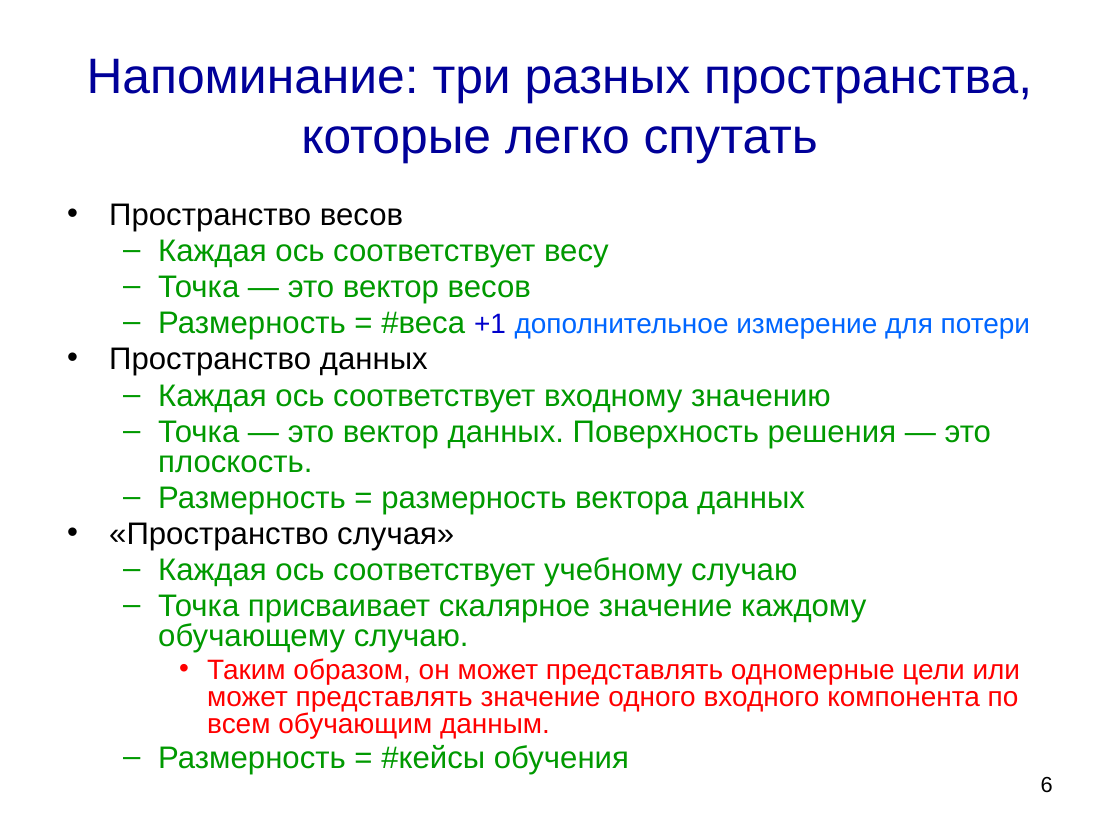
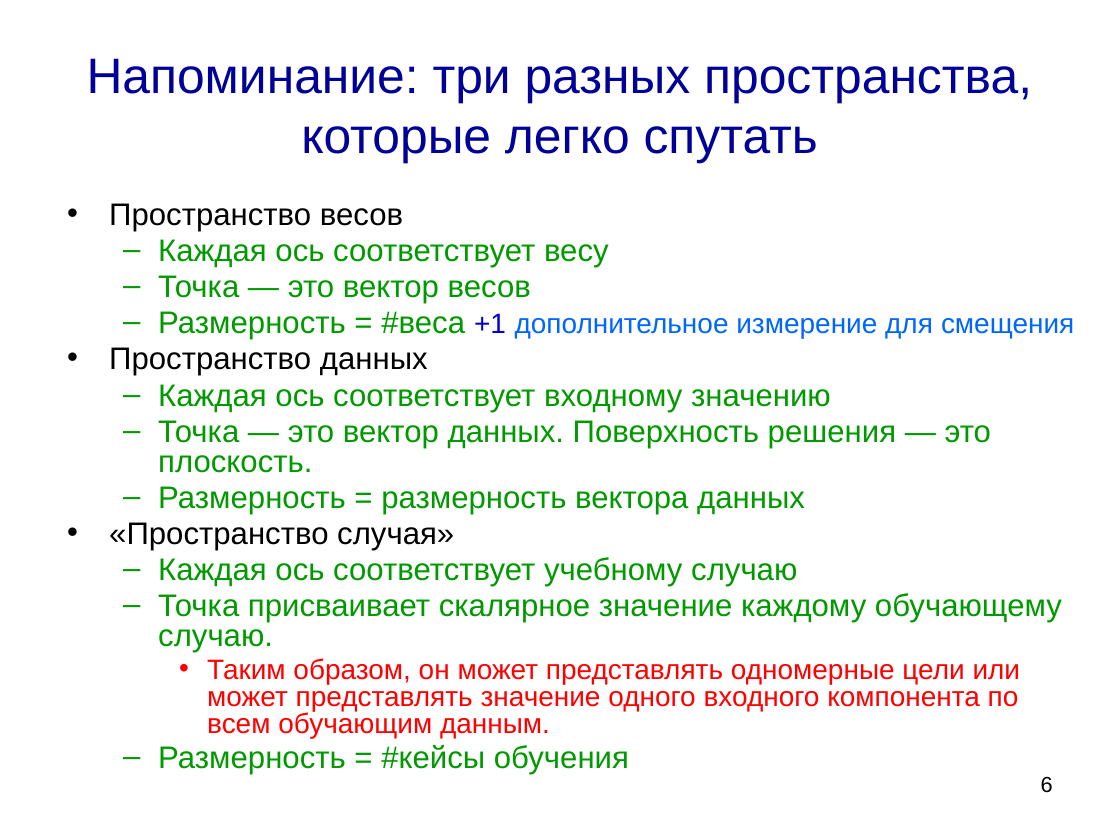
Before and after one commit to sudakov/ai-lab, a slide deck: slide 6 of ML3.pptx. Drawn at 1120x840 pixels with LibreOffice and Linux fonts; fonts in the diff are those of the drawing. Boxes give left, top, right and bottom in pixels: in the first picture for what was removed or moved away, otherwise in the second. Text is boxed around its words. In the diff, an @@ line names an element or a change of style, - is before the commit and + after.

```diff
--- a/ML3.pptx
+++ b/ML3.pptx
@@ text at (158, 311, 1074, 340): text changed @@
-  – Размерность = #веса +1 дополнительное измерение для потери
+  – Размерность = #веса +1 дополнительное измерение для смещения
```
Also in this commit, not shown: 3 other slides changed, 3 other files.
